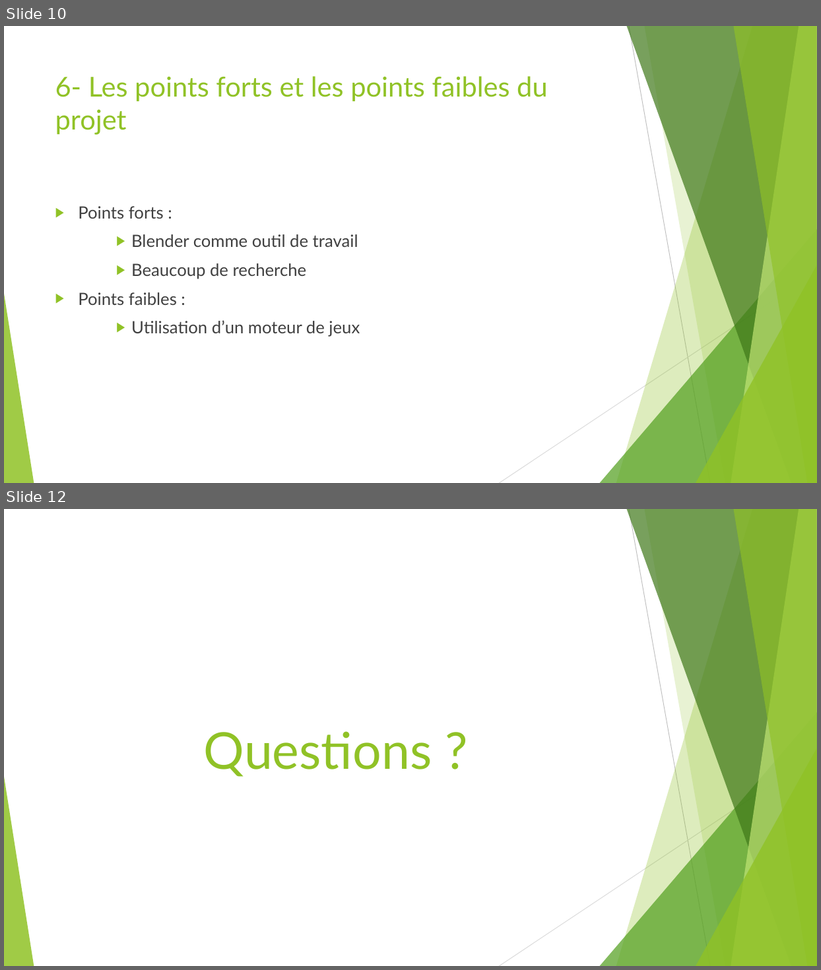
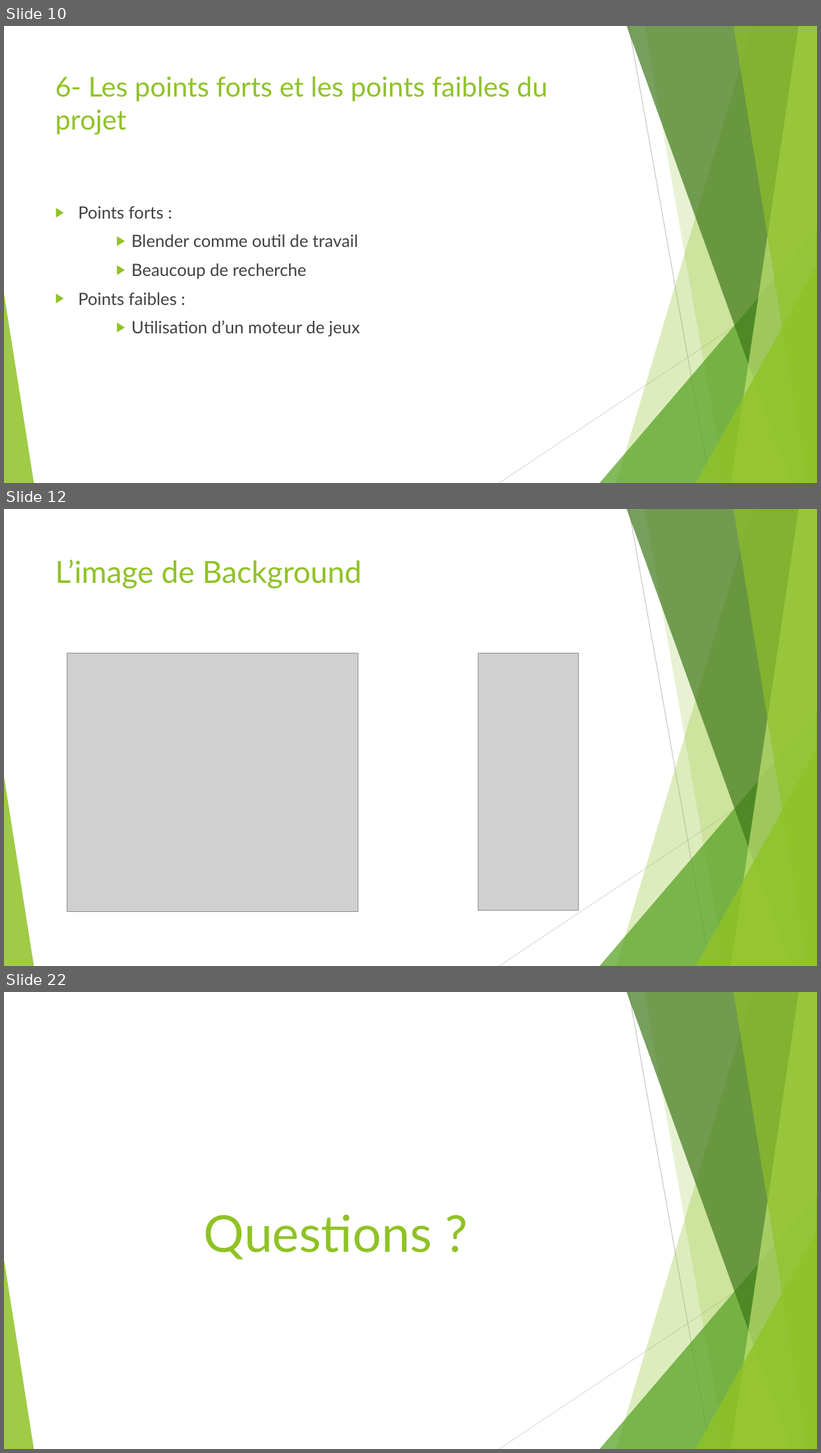
Before and after one commit to bphoul00/Blender_Labyrinth, a slide deck: INF5071.pptx. Shown one above the other, each under a label of ours: slides 10 and 12 before the commit, slides 10, 12 and 22 after it; the slides between them are not shown. The pictures are 821x970 and 821x1453 pixels, drawn with LibreOffice and Linux fonts; fonts in the diff are those of the drawing; grey boxes stand for pictures. Boxes give left, top, right and bottom in pixels: in the first picture for what was removed or moved away, otherwise in the second. Text is boxed around its words. In the diff, an @@ line names an element or a change of style, - is before the commit and + after.

```diff
--- a/INF5071.pptx
+++ b/INF5071.pptx
@@ slide 12 added at [4,509,817,966], background #FFFFFF; not listed: 10 template elements that a slide beside it also shows @@
@@ title added at [55,560,362,589], 36 pt, text #90C226 @@
+L’image de Background
@@ picture added at [67,653,358,912] @@
@@ picture added at [478,653,579,911] @@
@@ what was slide 12 is now slide 22 @@
```
Also in this commit, not shown: 4 slides changed, 9 other slides added, 2 other files.
